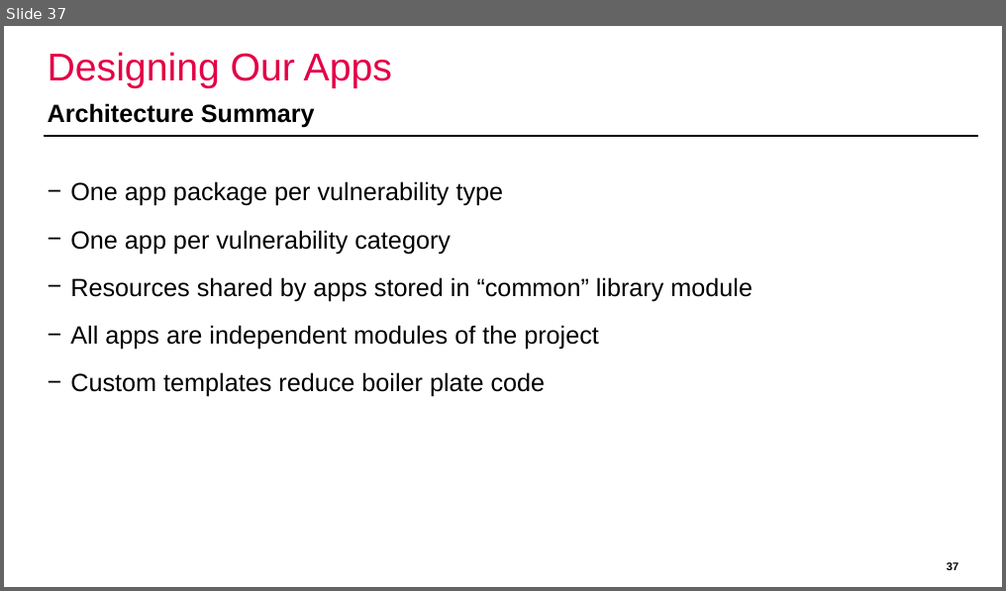
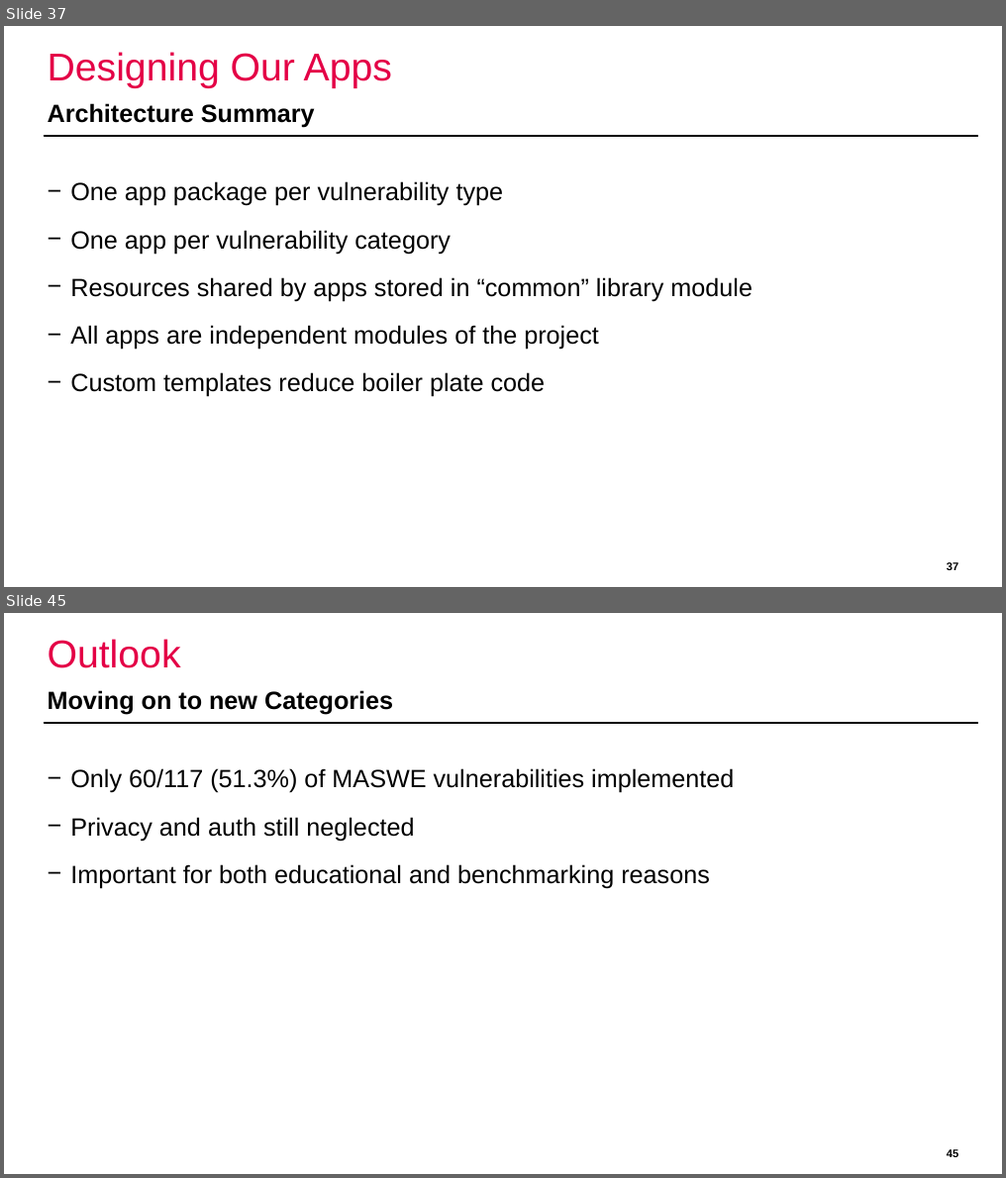
Before and after one commit to domi-cmd/Reference_Application_for_OWASP_MASTG, a slide deck: dev_documents/presentation/ba_thesis_presentation_kronig.pptx. Shown one above the other, each under a label of ours: slide 37 before the commit, slides 37 and 45 after it; the slides between them are not shown. The pictures are 1006x591 and 1006x1178 pixels, drawn with LibreOffice and Linux fonts; fonts in the diff are those of the drawing; background and template pictures are left out. Boxes give left, top, right and bottom in pixels: in the first picture for what was removed or moved away, otherwise in the second. Text is boxed around its words. In the diff, an @@ line names an element or a change of style, - is before the commit and + after.

Commit message:
Added results, outlook and conclusion section to my powerpoint. Now only the Introduction is missing. Test run shows that powerpoint is vastly too long.

```diff
--- a/dev_documents/presentation/ba_thesis_presentation_kronig.pptx
+++ b/dev_documents/presentation/ba_thesis_presentation_kronig.pptx
@@ slide 45 added at <box>4,613,1002,1174</box>, background #FFFFFF; not listed: 1 template element that a slide beside it also shows @@
@@ title added at <box>48,639,181,668</box>, 28 pt, text #E40046 @@
+Outlook
@@ text added at <box>48,690,393,715</box>, 18 pt, text #000000, bold @@
+Moving on to new Categories
@@ text added at <box>70,768,734,888</box>, 18 pt, text #000000 @@
+− Only 60/117 (51.3%) of MASWE vulnerabilities implemented
+− Privacy and auth still neglected
+− Important for both educational and benchmarking reasons
@@ page number added at <box>946,1149,958,1159</box>, 8 pt, text #000000, bold @@
+45
```
Also in this commit, not shown: 10 other slides added, 3 slides removed.
